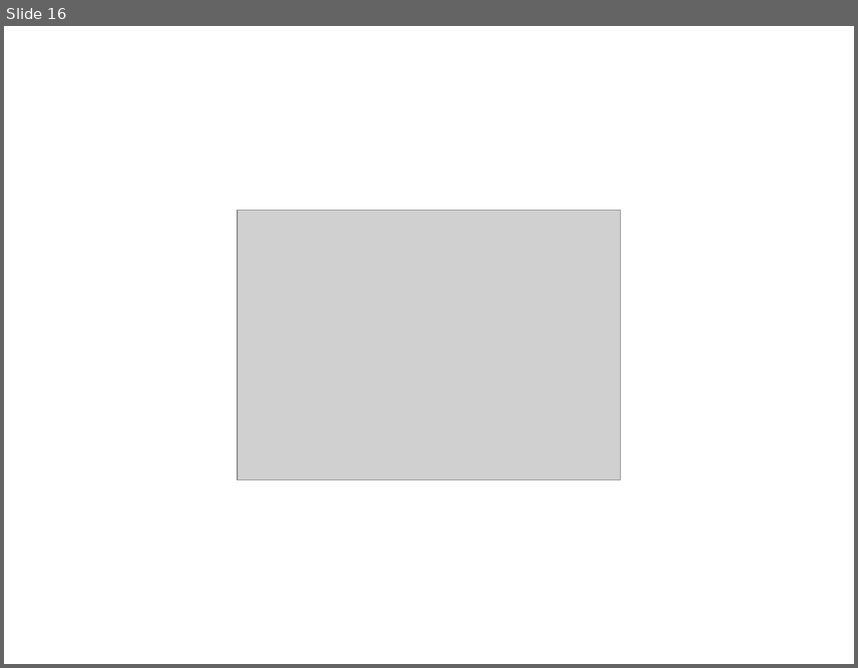
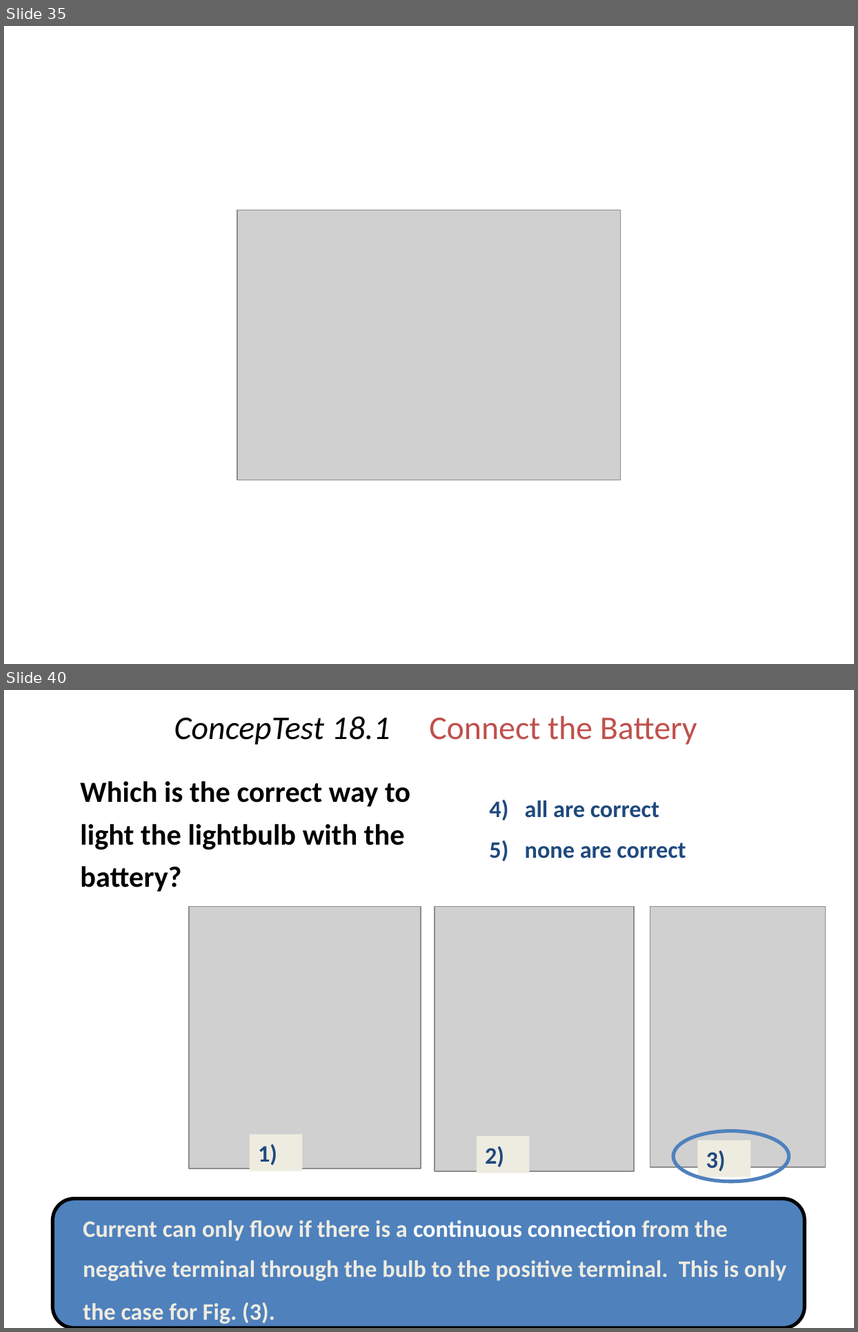
Before and after one commit to rtlines/PH223-Engineering-Physics, a slide deck: Slides/PH223_Lecture_36.pptx. Shown one above the other, each under a label of ours: slide 16 before the commit, slides 35 and 40 after it; the slides between them are not shown. The pictures are 858x668 and 858x1332 pixels, drawn with LibreOffice and Linux fonts; fonts in the diff are those of the drawing; grey boxes stand for pictures. Boxes give left, top, right and bottom in pixels: in the first picture for what was removed or moved away, otherwise in the second. Text is boxed around its words. In the diff, an @@ line names an element or a change of style, - is before the commit and + after.

```diff
--- a/Slides/PH223_Lecture_36.pptx
+++ b/Slides/PH223_Lecture_36.pptx
@@ slide 40 added at (x1=4, y1=690, x2=854, y2=1328), background #FFFFFF @@
@@ title added at (x1=174, y1=716, x2=697, y2=745), 28 pt, text #C0504D @@
+ConcepTest 18.1 Connect the Battery
@@ text added at (x1=80, y1=781, x2=410, y2=891), 24.8 pt, text #000000, bold @@
+Which is the correct way to light the lightbulb with the battery?
@@ text added at (x1=489, y1=799, x2=686, y2=861), 20 pt, text #1F497D, bold @@
+4) all are correct
+5) none are correct
@@ picture added at (x1=190, y1=907, x2=421, y2=1169) @@
@@ picture added at (x1=435, y1=906, x2=635, y2=1171) @@
@@ picture added at (x1=650, y1=907, x2=825, y2=1167) @@
@@ rectangle added at (x1=250, y1=1134, x2=302, y2=1170), fill #EEECE1, 20 pt, text #1F497D, bold @@
+1)
@@ rectangle added at (x1=477, y1=1136, x2=529, y2=1172), fill #EEECE1, 20 pt, text #1F497D, bold @@
+2)
@@ ellipse added at (x1=673, y1=1130, x2=789, y2=1181), outline #4F81BD 3 pt @@
@@ rectangle added at (x1=697, y1=1140, x2=751, y2=1176), fill #EEECE1, 20 pt, text #1F497D, bold @@
+3)
@@ rounded rectangle added at (x1=52, y1=1199, x2=805, y2=1328), fill #4F81BD, outline #000000 3 pt @@
@@ text added at (x1=83, y1=1220, x2=786, y2=1323), 20 pt, text #EEECE1, bold @@
+Current can only flow if there is a continuous connection from the negative terminal through the bulb to the positive terminal. This is only the case for Fig. (3).
@@ what was slide 16 is now slide 35 @@
```
Also in this commit, not shown: 1 slide changed, 23 other slides added, 11 other files.
